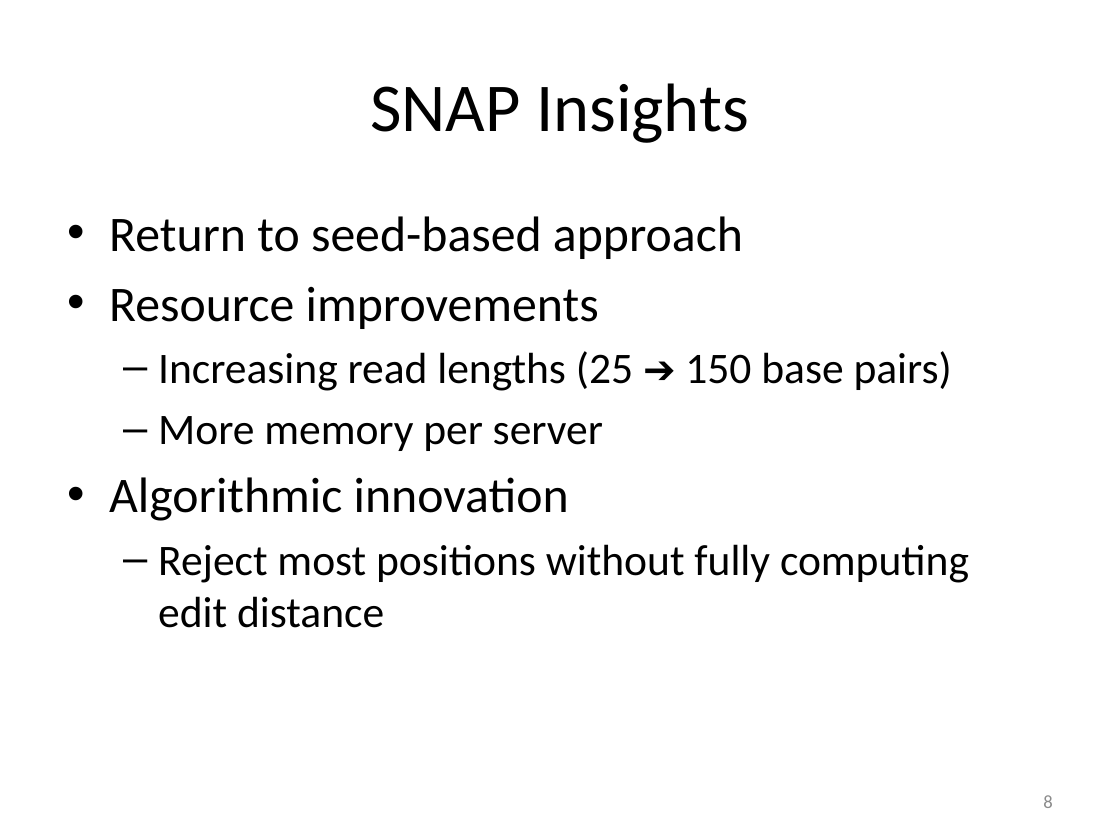
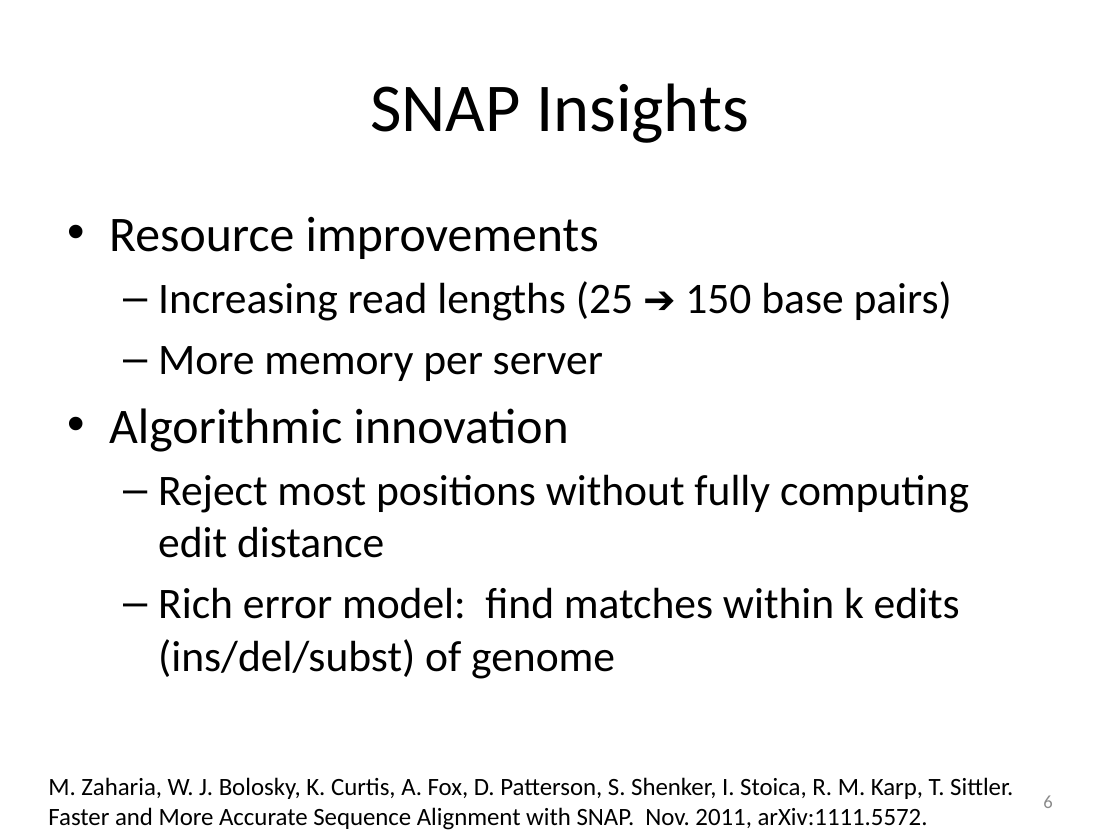
Before and after one commit to kristalcurtis/quals, a slide deck: slide 7 of slides/11.26.12 Quals (v2a).pptx (slide 9 before the commit). Drawn at 1120x840 pixels with LibreOffice and Linux fonts; fonts in the diff are those of the drawing. Boxes give left, top, right and bottom in pixels: in the first picture for what was removed or moved away, otherwise in the second. Text is boxed around its words. In the diff, an @@ line names an element or a change of style, - is before the commit and + after.

Commit message:
flesh out snap section; tweaks to parallel uf slide

```diff
--- a/slides/11.26.12 Quals (v2a).pptx
+++ b/slides/11.26.12 Quals (v2a).pptx
@@ text at [109,216,743,259]: paragraph removed @@
-• Return to seed-based approach
@@ text at [158,587,960,679]: paragraph added @@
+  – Rich error model: find matches within k edits (ins/del/subst) of genome
@@ text added at [48,777,1013,830], 16 pt, text #000000 @@
+M. Zaharia, W. J. Bolosky, K. Curtis, A. Fox, D. Patterson, S. Shenker, I. Stoica, R. M. Karp, T. Sittler. Faster and More Accurate Sequence Alignment with SNAP. Nov. 2011, arXiv:1111.5572.
@@ page number at [1043,795,1052,808]: text changed @@
-8
+6
```
Also in this commit, not shown: 3 other slides changed, 3 slides added.
